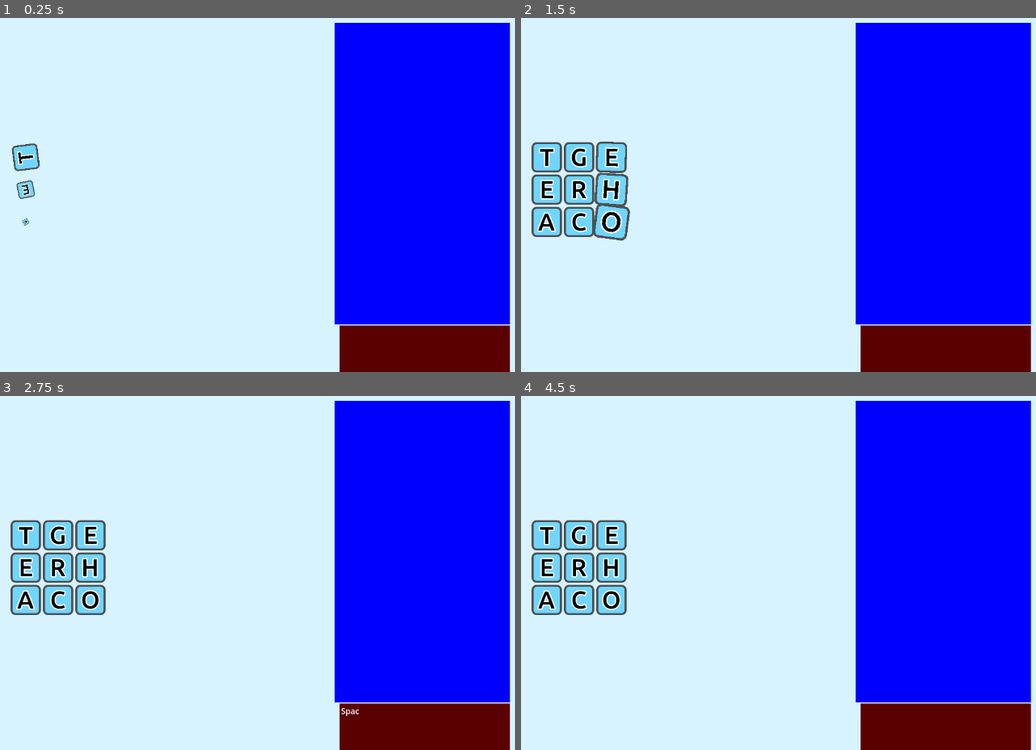
Above: before the commit, frames 1-4 (two rows, left to right).
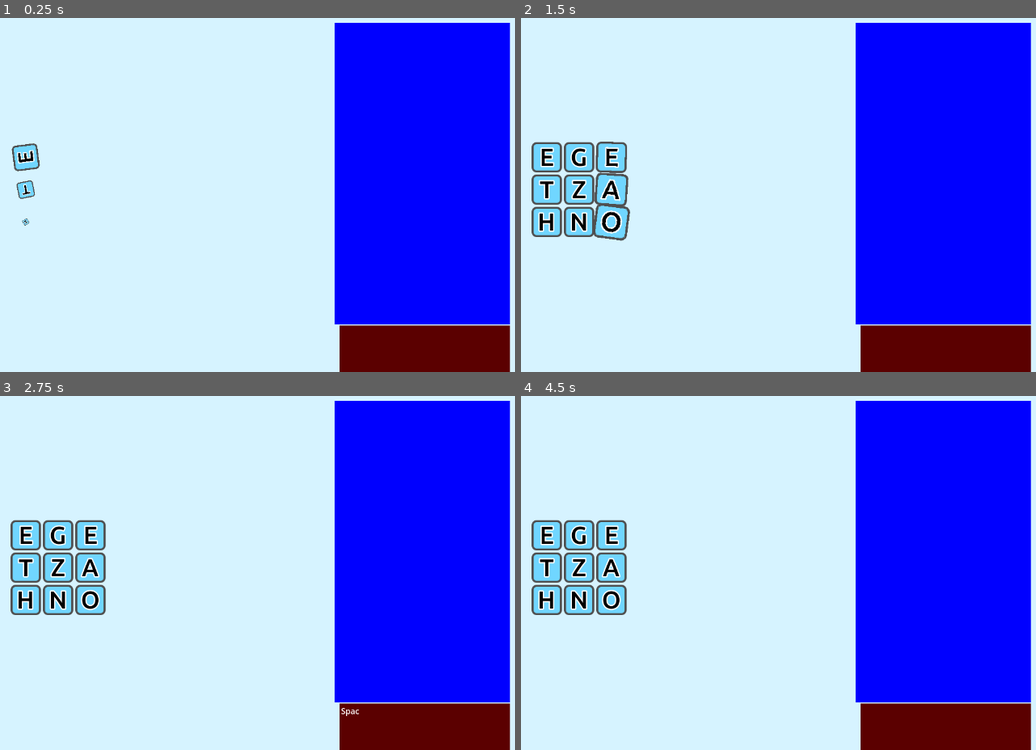
Above: after the commit, the same moments.

Repository: daoudclarke/word-search-extreme
Game: Godot game, scene res://word_search.tscn
The game is run twice, just before and just after one commit, with the same random seed, the same clock (stepped at 60 frames per second) and the same inputs.
Inputs:
- Up to frame 1 (0.25 s): no input
- Up to frame 2 (1.5 s): tap Enter at 0.5, 1.35 s; tap Backspace at 0.6 s
- Up to frame 3 (2.75 s): tap Space at 2 s; tap Backspace at 2.1 s
- Up to frame 4 (4.5 s): tap Enter at 2.75, 2.85, 4.25, 4.35 s; tap Space at 3.5 s; tap Backspace at 3.6 s

The runs differ from the first frame. In frame 1, 0.1% of the frame differs, in the area x 3-7%, y 37-58%; in frame 2, 0.8%, in the area x 3-20%, y 36-61%; in frame 3, 0.8%; in frame 4, 0.8%.
Error before the commit: Invalid access of index '0' on a base object of type: 'Array'. (res://word_search.gd:169)
Error after the commit: Invalid access of index '0' on a base object of type: 'Array'. (res://word_search.gd:168)

Commit message:
Depth first search is sort of working

Diff:
--- a/word_search.gd
+++ b/word_search.gd
@@ -146,7 +146,7 @@
 
 		for letter_sequence in letter_sequences:
 			for i in range(len(letter_sequence)):
-				var letter = letter_sequence[i]
+				var letter = cells[letter_sequence[i]]
 				if i == len(letter_sequence) - 1:
 					letter.set_status(2)
 				else:
@@ -155,46 +155,45 @@
 
 func get_letter_sequences(word: String, letter_index: Dictionary, max_sequences: int) -> Array:
 	var sequences = []
-	var indexes = [0]
-	var sequence = []
+	var indexes = []
 
 	var word_letters = []
 	for i in range(len(word)):
 		word_letters.append(letter_index.get(word[i], []) + letter_index.get("", []))
 
 	while true:
+		indexes.append(0)
 		var i = len(indexes) - 1
 		var letter = word[i]
-		var letter_locations = word_letters[i]
-		var new_letter_location = letter_locations[indexes[i]]
+		var new_letter_location = word_letters[i][indexes[i]]
 		var skip = false
-		var found = false
 		if i > 0:
-			var old_letter_location = sequence[len(sequence) - 1]
+			var old_letter_location = word_letters[i - 1][indexes[i - 1]]
 			var neighbours = get_neighbours(old_letter_location)
-			if new_letter_location in neighbours:
-				sequence.append(new_letter_location)
-				found = true
-			if not found:
+			if new_letter_location not in neighbours:
 				skip = true
-		else:
-			sequence.append(new_letter_location)
-			indexes.append(0)
-
-		if len(sequence) == len(word):
+
+		if len(indexes) == len(word):
 			# We have completed a sequence
-			sequences.append(sequence.duplicate())
+			var sequence = []
+			for j in range(len(indexes)):
+				sequence.append(word_letters[j][indexes[j]])
+			sequences.append(sequence)
 			indexes.pop_back()
 			skip = true
 			if len(sequences) >= max_sequences:
 				break
+
 		if skip:
-			indexes[-1] += 1
 			if len(indexes) == 0:
 				break
+			indexes[-1] += 1
 			while indexes[-1] >= len(word_letters[len(indexes) - 1]):
 				indexes.pop_back()
-				sequence.pop_back()
+				if len(indexes) == 0:
+					print("Found sequences while popping", sequences)
+					return sequences
+
 				indexes[-1] += 1
 
 	print("Found sequences", sequences)
